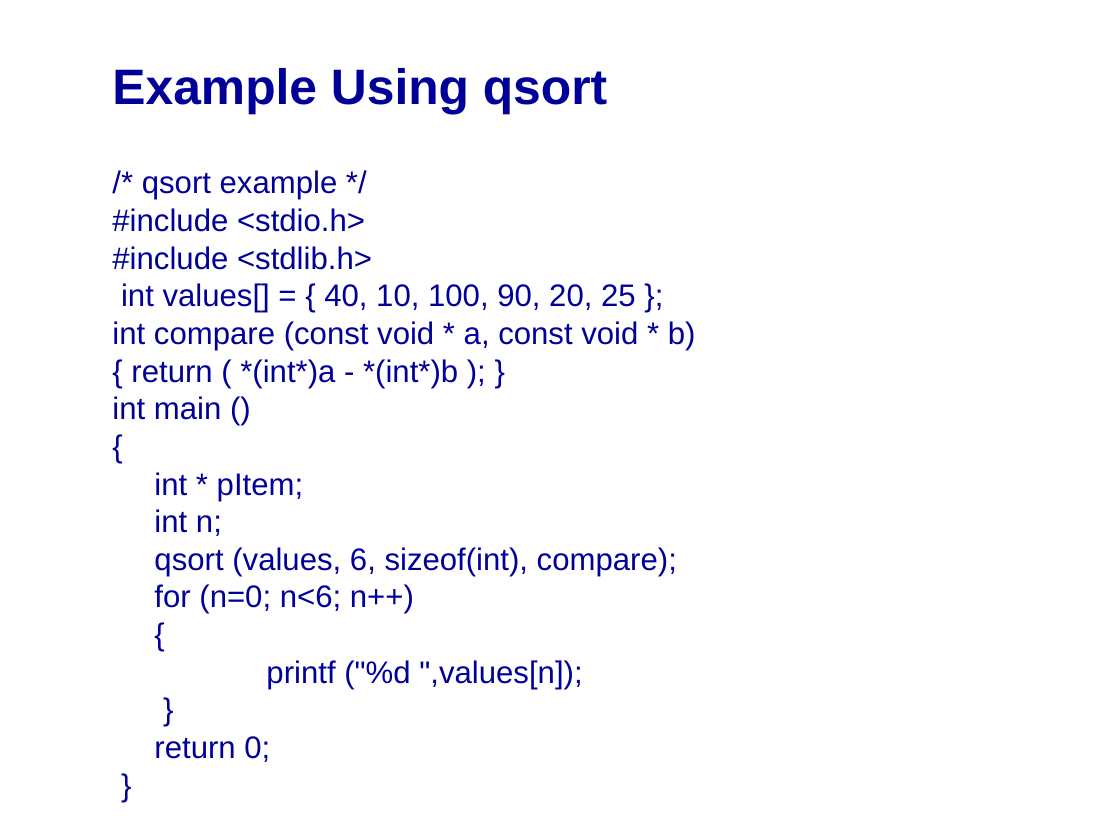
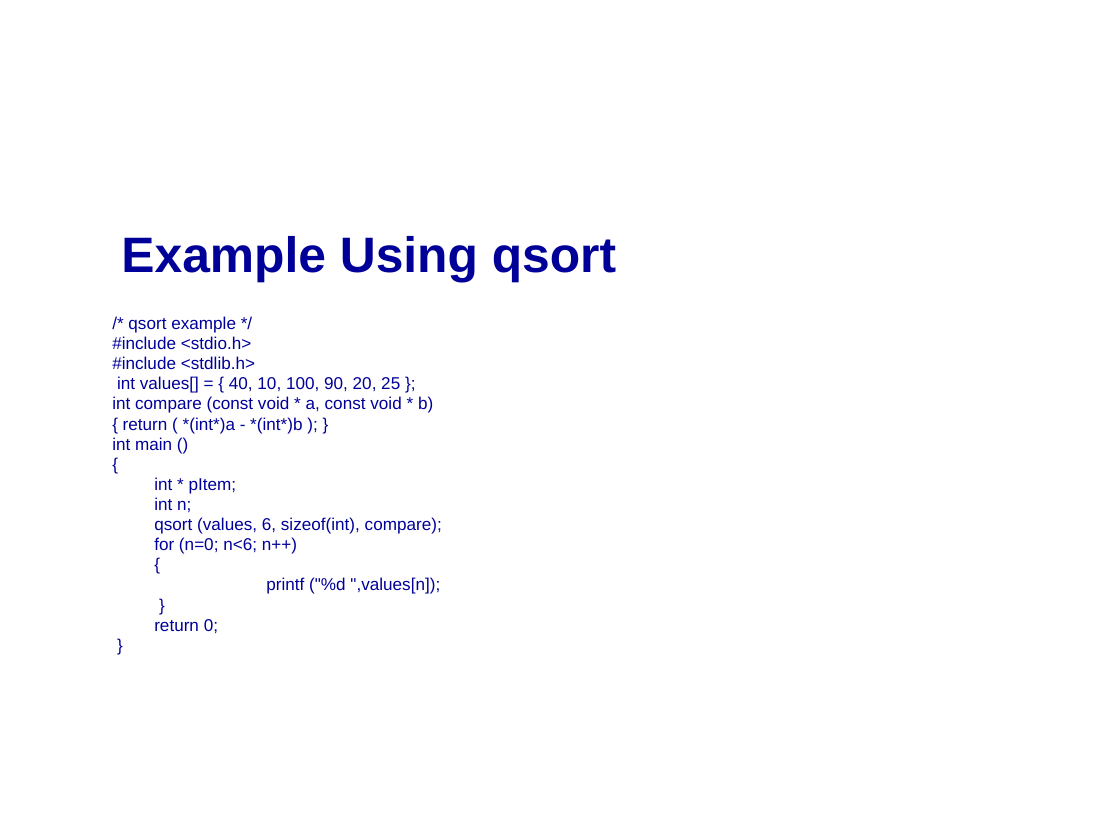
Before and after one commit to mikeg64/iome, a slide deck: slide 48 of trunk/src/examples/course/c/presentation/IntrotoC2.ppt. Drawn at 1120x840 pixels with LibreOffice and Linux fonts; fonts in the diff are those of the drawing; background and template pictures are left out. Boxes give left, top, right and bottom in pixels: in the first picture for what was removed or moved away, otherwise in the second. Text is boxed around its words. In the diff, an @@ line names an element or a change of style, - is before the commit and + after.

```diff
--- a/trunk/src/examples/course/c/presentation/IntrotoC2.ppt
+++ b/trunk/src/examples/course/c/presentation/IntrotoC2.ppt
@@ title "Example Using qsort": place and size @@
-title "Example Using qsort" at bbox=[112, 68, 607, 115]
+title "Example Using qsort" at bbox=[121, 236, 616, 282]
@@ text "/* qsort example */": place and size @@
-text "/* qsort example */" at bbox=[112, 170, 696, 762]
+text "/* qsort example */" at bbox=[112, 316, 442, 633]
@@ text "/* qsort example */" at bbox=[112, 316, 442, 633]: size 20 to 11 pt; line spacing 0.8 to 0.6 @@
```
Also in this commit, not shown: 11 other slides changed, 6 other files.
